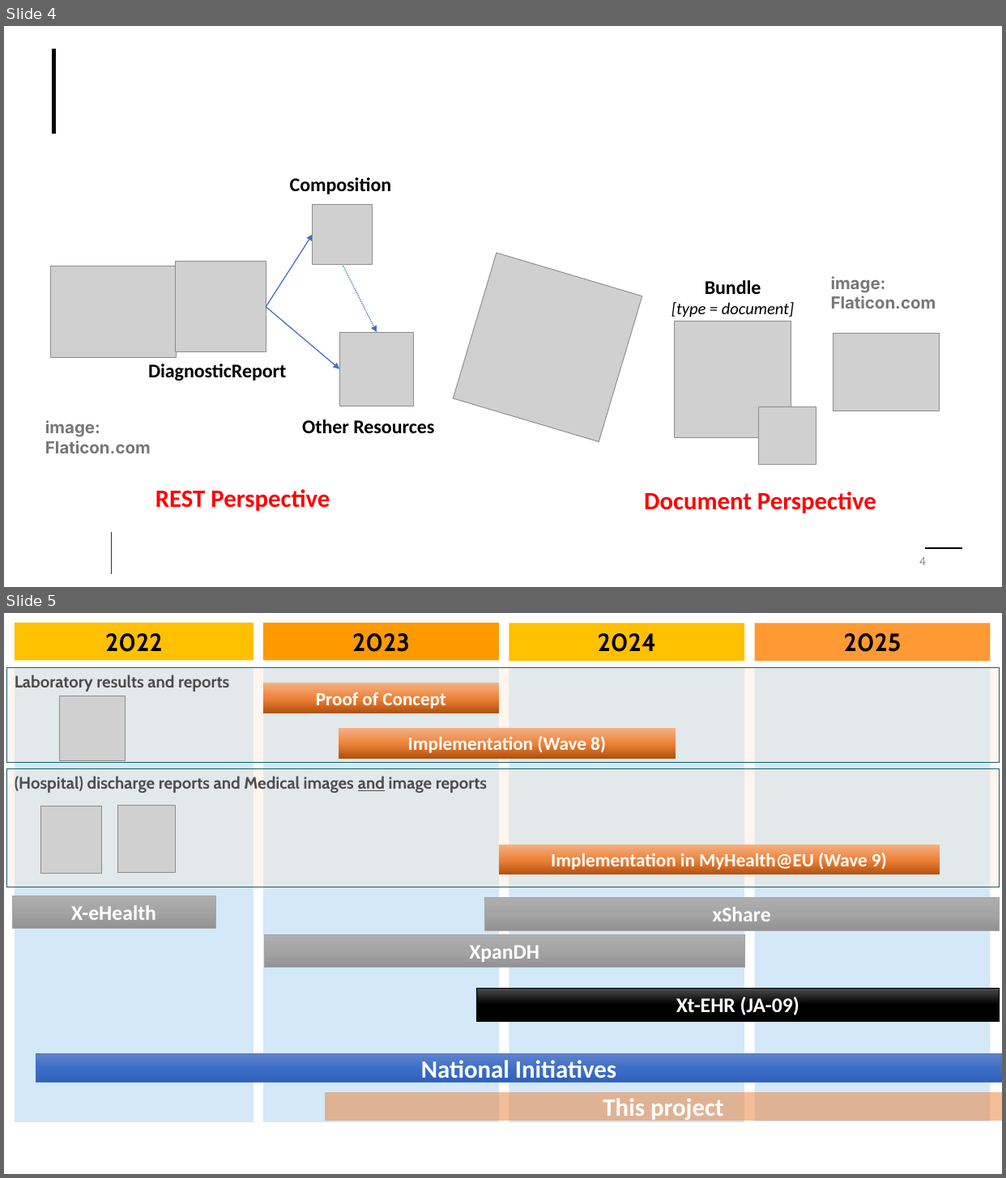
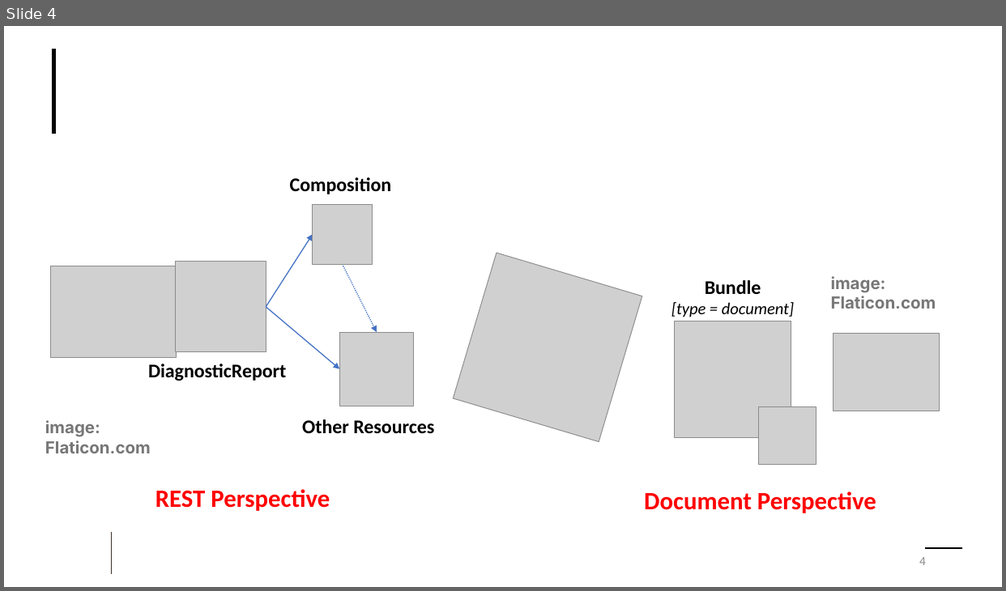
Before and after one commit to HL7/uv-lab-rep-ig, a slide deck: input/images-source/LabReportModel.pptx. Shown one above the other, each under a label of ours: slides 4 and 5 before the commit, slide 4 after it. The pictures are 1006x1178 and 1006x591 pixels, drawn with LibreOffice and Linux fonts; fonts in the diff are those of the drawing; grey boxes stand for pictures; background and template pictures are left out. Boxes give left, top, right and bottom in pixels: in the first picture for what was removed or moved away, otherwise in the second. Text is boxed around its words. In the diff, an @@ line names an element or a change of style, - is before the commit and + after.

```diff
--- a/input/images-source/LabReportModel.pptx
+++ b/input/images-source/LabReportModel.pptx
@@ slide 5 removed at [4, 613, 1002, 1174], background #FFFFFF @@
@@ rectangle removed at [15, 623, 253, 660] @@
-2022
@@ rectangle removed at [263, 623, 499, 660] @@
-2023
@@ rectangle removed at [509, 624, 745, 661] @@
-2024
@@ rectangle removed at [755, 624, 991, 661] @@
-2025
@@ rectangle removed at [7, 667, 999, 763] @@
-Laboratory results and reports
@@ rectangle removed at [15, 668, 253, 1122] @@
@@ rectangle removed at [263, 667, 499, 1122] @@
@@ rectangle removed at [263, 683, 499, 713] @@
-Proof of Concept
@@ rectangle removed at [509, 668, 745, 1122] @@
@@ rectangle removed at [755, 668, 991, 1122] @@
@@ picture removed at [59, 696, 125, 761] @@
@@ rectangle removed at [339, 728, 676, 758] @@
-Implementation (Wave 8)
@@ rectangle removed at [7, 769, 999, 887] @@
-(Hospital) discharge reports and Medical images and image reports
@@ picture removed at [40, 806, 102, 874] @@
@@ picture removed at [117, 806, 176, 872] @@
@@ rectangle removed at [499, 845, 939, 875] @@
-Implementation in MyHealth@EU (Wave 9)
@@ rectangle removed at [12, 896, 216, 929] @@
-X-eHealth
@@ rectangle removed at [484, 898, 999, 931] @@
-xShare
@@ rectangle removed at [265, 935, 745, 968] @@
-XpanDH
@@ rectangle removed at [477, 989, 999, 1022] @@
-Xt-EHR (JA-09)
@@ rectangle removed at [36, 1054, 1002, 1082] @@
-National Initiatives
@@ rectangle removed at [325, 1093, 1002, 1122] @@
-This project
```
Also in this commit, not shown: 3 slides added, 2 other slides removed, 6 other files.
